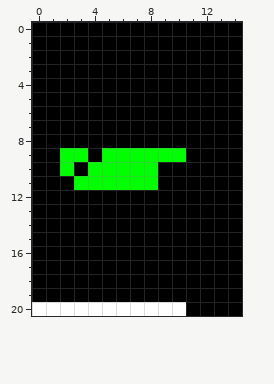
A pixel-art sprite gets an edit: app/src/main/res/drawable/minus.gif. That is the earlier state.
The file is 15x21 pixels.
Once edited:
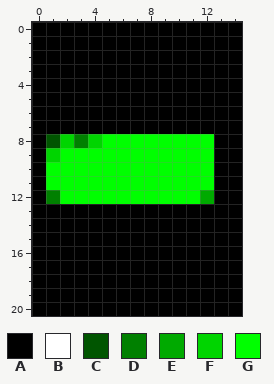
Palette (. is transparent): A #000000  B #ffffff  C #005500  D #008000  E #00aa00  F #00d500  G #00ff00
Edits made:
Changed rows in their new state; - is an unchanged pixel.
first column x 1:
 8 CFDFGGGGGGGG
 9 F--G------GG
10 G-G-----GGGG
11 GG------GGGG
12 DGGGGGGGGGGE
first column x 0:
20 AAAAAAAAAAA
Pixel boxes of the changes (left, top, right, bottom) in both pictures:
changed: (46, 134, 214, 204)
changed: (32, 302, 186, 316)
